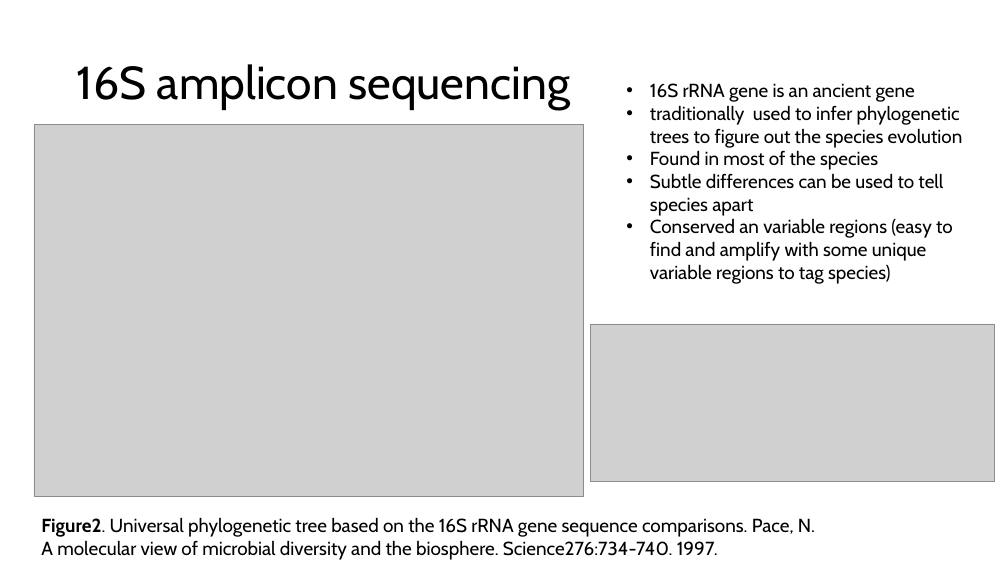
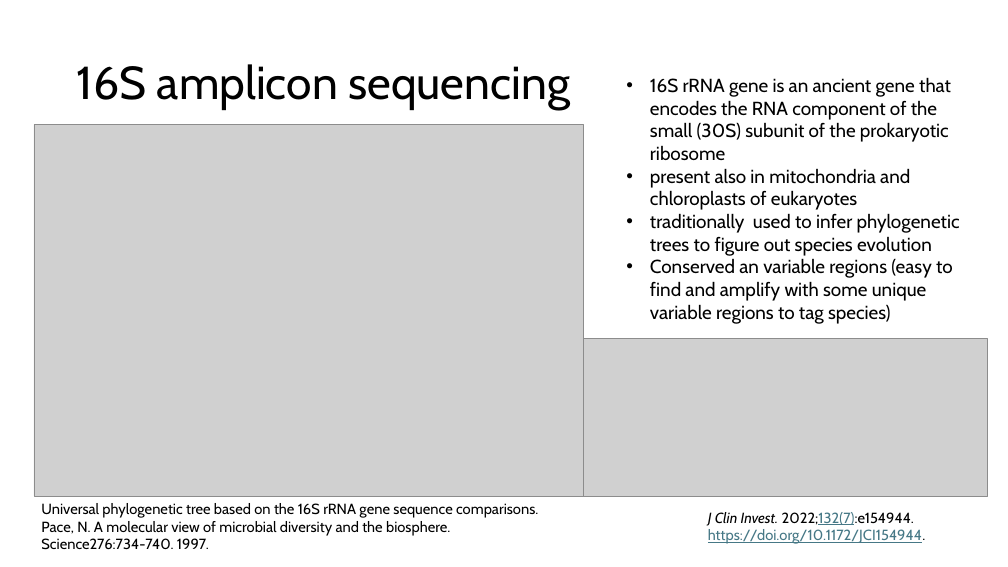
Before and after one commit to biosustain/dsp_metagenomics_training, a slide deck: slide 27 of course_contents/IntroMetagenomics.pptx (slide 23 before the commit). Drawn at 1008x567 pixels with LibreOffice and Linux fonts; fonts in the diff are those of the drawing; grey boxes stand for pictures. Boxes give left, top, right and bottom in pixels: in the first picture for what was removed or moved away, otherwise in the second. Text is boxed around its words. In the diff, an @@ line names an element or a change of style, - is before the commit and + after.

```diff
--- a/course_contents/IntroMetagenomics.pptx
+++ b/course_contents/IntroMetagenomics.pptx
@@ text at [650, 77, 960, 256]: text changed @@
-• 16S rRNA gene is an ancient gene
-• traditionally used to infer phylogenetic trees to figure out the species evolution
-• Found in most of the species
-• Subtle differences can be used to tell species apart
+• 16S rRNA gene is an ancient gene that encodes the RNA component of the small (30S) subunit of the prokaryotic ribosome
+• present also in mitochondria and chloroplasts of eukaryotes
+• traditionally used to infer phylogenetic trees to figure out species evolution
@@ picture: place and size @@
-picture at [591, 324, 994, 482]
+picture at [584, 338, 988, 496]
@@ text at [41, 503, 538, 550]: text changed; size 18 to 14 pt @@
-Figure2. Universal phylogenetic tree based on the 16S rRNA gene sequence comparisons. Pace, N. A molecular view of microbial diversity and the biosphere. Science276:734-740. 1997.
+Universal phylogenetic tree based on the 16S rRNA gene sequence comparisons. Pace, N. A molecular view of microbial diversity and the biosphere.
+Science276:734-740. 1997.
@@ text added at [708, 512, 926, 544], 14 pt, text #467886, underline @@
+J Clin Invest. 2022;132(7):e154944.
+https://doi.org/10.1172/JCI154944.
```
Also in this commit, not shown: 20 other slides changed, 9 slides added, 1 slide removed, 1 other file.
